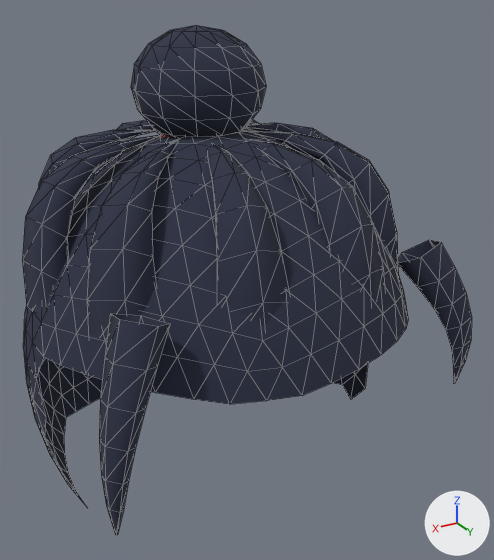
Renders of the glTF model client/assets/anime_hair_topknot.glb from each side of a commit.
The view is the same before and after, from a 50 mm lens placed at (0.219, 0.41, 0.263), pointed at (-0.017, 0.016, 0.066). Lighting does not change. The marker at lower right points along +X, +Y and +Z. The first picture is the older version. Mesh edges are drawn as thin lines.

The first picture shows 'hair', 'hair_cap'.
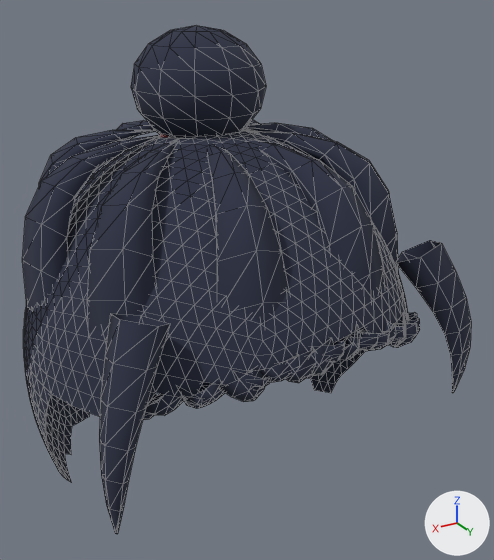
Changed parts and their boxes [x1, y1, x2, y2] in the pictures (494 x 560 px; the box of a moved part takes in the faces that stretch with it):
'hair', reshaped: before [22, 25, 472, 535]; after [22, 25, 471, 534]
'hair_cap', reshaped: before [23, 130, 408, 506]; after [23, 129, 409, 483]
part 1 of me_hair, moved or reshaped: before [397, 240, 472, 383]; after [396, 240, 471, 393]
part 2 of me_hair, added: after [143, 313, 420, 420]
part 3 of me_hair_cap, built on: before [45, 306, 405, 506]; after [23, 129, 409, 483]

What the commit changed:
me_hair is used by ob_hair; location (0.0, 0.0, 0.0).
me_hair had 506 vertices, 888 faces and spanned x -0.136..0.134, y -0.135..0.13, z -0.017..0.239.
me_hair now has 886 vertices, 1458 faces and spans x -0.136..0.134, y -0.135..0.147, z -0.016..0.239.
me_hair part 1: the loose piece of 35 vertices spanning x -0.136..-0.082, y 0.09..0.126, z -0.002..0.105 is scaled about its middle by (1, 1, 1.08), then moved by (0.0, 0.0, -0.004).
me_hair part 2: 380 vertices added at x -0.117..0.109, y 0.075..0.147, z 0.028..0.079.
Other edits to the shape of me_hair do not show in these pictures.
me_hair_cap is used by ob_hair_cap; location (0.0, 0.0, 0.0).
me_hair_cap had 397 vertices, 740 faces and spanned x -0.141..0.141, y -0.148..0.143, z -0.079..0.174.
me_hair_cap now has 1535 vertices, 2971 faces and spans x -0.141..0.141, y -0.148..0.136, z -0.083..0.174.
me_hair_cap part 3: 5 vertices moved from x -0.131..0.042, y 0.01..0.143, z -0.051..0.054 to x -0.134..0.041, y -0.005..0.136, z -0.043..0.075; 11 vertices removed from x -0.135..0.134, y 0.0..0.135, z -0.079..0.054; 1149 vertices added at x -0.141..0.141, y -0.148..0.134, z -0.083..0.174.
